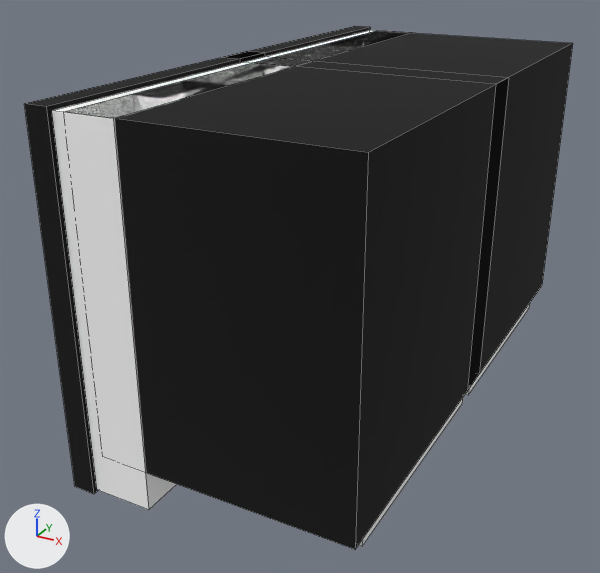
Before and after pictures for a commit that changed the OBJ model src/main/resources/assets/myvillage/models/equipment/forging/bench_boots_5_hot.obj.
Before and after are seen from a camera (50 mm lens) standing at (0.745, -1.026, 0.339) and looking at (0.473, -0.532, 0.092). Arrows for +X, +Y and +Z are at lower left; the lights stay in place. The older version comes first. Mesh edges are drawn as thin lines. Where no turn or scale is listed for an object, it has been applied to the vertices. Vertices at exactly the same position are counted once.

In view in the first picture: 'bench_boots_5_hot'.
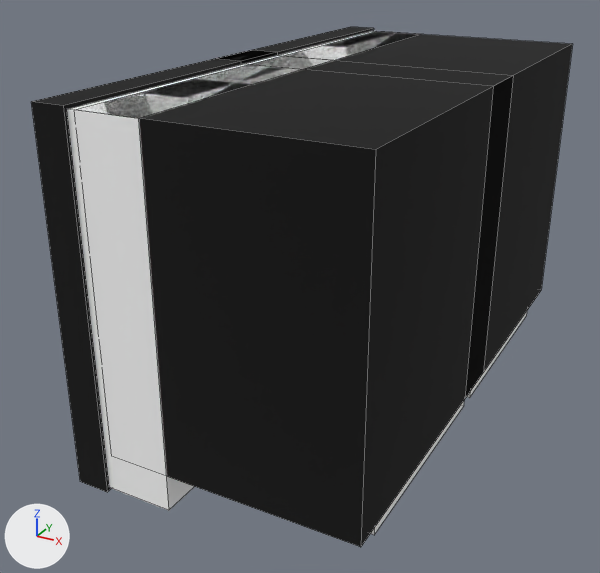
Location of each change, [x1, y1, x2, y2] in pixels of the pictures (600 x 573 px; the box of a moved part takes in the faces that stretch with it):
'bench_boots_5_hot', reshaped
    before: [24, 26, 573, 549]
    after: [31, 27, 572, 547]
part 1 of me_bench_boots_5_hot, moved or reshaped
    before: [64, 63, 507, 549]
    after: [75, 60, 513, 547]
part 2 of me_bench_boots_5_hot, moved or reshaped (mostly hidden)
    before: [359, 399, 462, 546]
    after: [370, 401, 464, 535]
part 3 of me_bench_boots_5_hot, moved or reshaped
    before: [52, 57, 292, 510]
    after: [67, 64, 302, 510]
part 4 of me_bench_boots_5_hot, moved or reshaped
    before: [24, 52, 260, 494]
    after: [31, 50, 268, 492]
part 5 of me_bench_boots_5_hot, moved or reshaped
    before: [255, 31, 573, 391]
    after: [249, 31, 572, 392]
part 6 of me_bench_boots_5_hot, moved or reshaped (mostly hidden)
    before: [466, 305, 529, 395]
    after: [467, 311, 527, 398]
part 7 of me_bench_boots_5_hot, moved or reshaped
    before: [245, 30, 409, 67]
    after: [245, 31, 420, 69]
part 8 of me_bench_boots_5_hot, moved or reshaped
    before: [223, 26, 370, 63]
    after: [215, 27, 374, 64]

Edits to the bpy script that builds the scene:
```text
Change me_bench_boots_5_hot:
    used by ob_bench_boots_5_hot; location = (0.0, 0.0, 0.0)
    remove me_bench_boots_5_hot.from_pydata(...)  # 64 vertices, 48 faces; spans x 0.4..0.6, y -0.705..-0.295, z 0.0..0.25
    add me_bench_boots_5_hot.from_pydata(...)  # 64 vertices, 48 faces; spans x 0.399..0.601, y -0.7..-0.3, z 0.0..0.25
    me_bench_boots_5_hot part 1: the loose piece of 8 vertices spanning x 0.424..0.6, y -0.702..-0.486, z 0.03..0.248 is scaled about its middle by (0.992, 1.01, 1.01), then moved by (0.002, 0.007, -0.001)
    me_bench_boots_5_hot part 2: the loose piece of 8 vertices spanning x 0.464..0.595, y -0.681..-0.507, z 0.014..0.034 is scaled about its middle by 0.927, then moved by (0.006, 0.007, -0.002)
    me_bench_boots_5_hot part 3: the loose piece of 8 vertices spanning x 0.417..0.459, y -0.703..-0.485, z 0.002..0.248 is scaled about its middle by (1.14, 1.01, 1), then moved by (0.008, 0.007, 0.0)
    me_bench_boots_5_hot part 4: the loose piece of 8 vertices spanning x 0.4..0.416, y -0.705..-0.483, z 0.0..0.25 is scaled about its middle by (1.45, 1.01, 1), then moved by (0.003, 0.007, 0.0)
    me_bench_boots_5_hot part 5: the loose piece of 8 vertices spanning x 0.424..0.6, y -0.514..-0.298, z 0.03..0.248 is scaled about its middle by (0.992, 1.01, 1.01), then moved by (0.002, -0.007, -0.001)
    me_bench_boots_5_hot part 6: the loose piece of 8 vertices spanning x 0.464..0.595, y -0.493..-0.319, z 0.014..0.034 is scaled about its middle by 0.927, then moved by (0.006, -0.007, -0.002)
    me_bench_boots_5_hot part 7: the loose piece of 8 vertices spanning x 0.417..0.459, y -0.515..-0.297, z 0.002..0.248 is scaled about its middle by (1.14, 1.01, 1), then moved by (0.008, -0.007, 0.0)
    me_bench_boots_5_hot part 8: the loose piece of 8 vertices spanning x 0.4..0.416, y -0.517..-0.295, z 0.0..0.25 is scaled about its middle by (1.45, 1.01, 1), then moved by (0.003, -0.007, 0.0)
```
